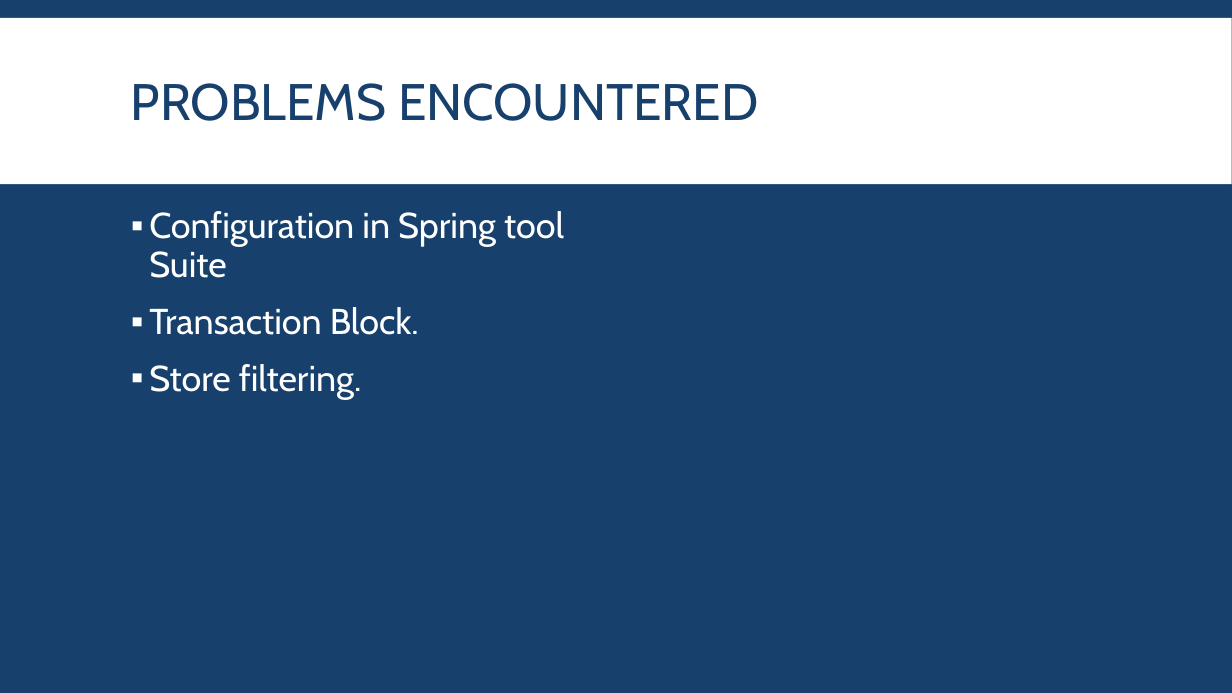
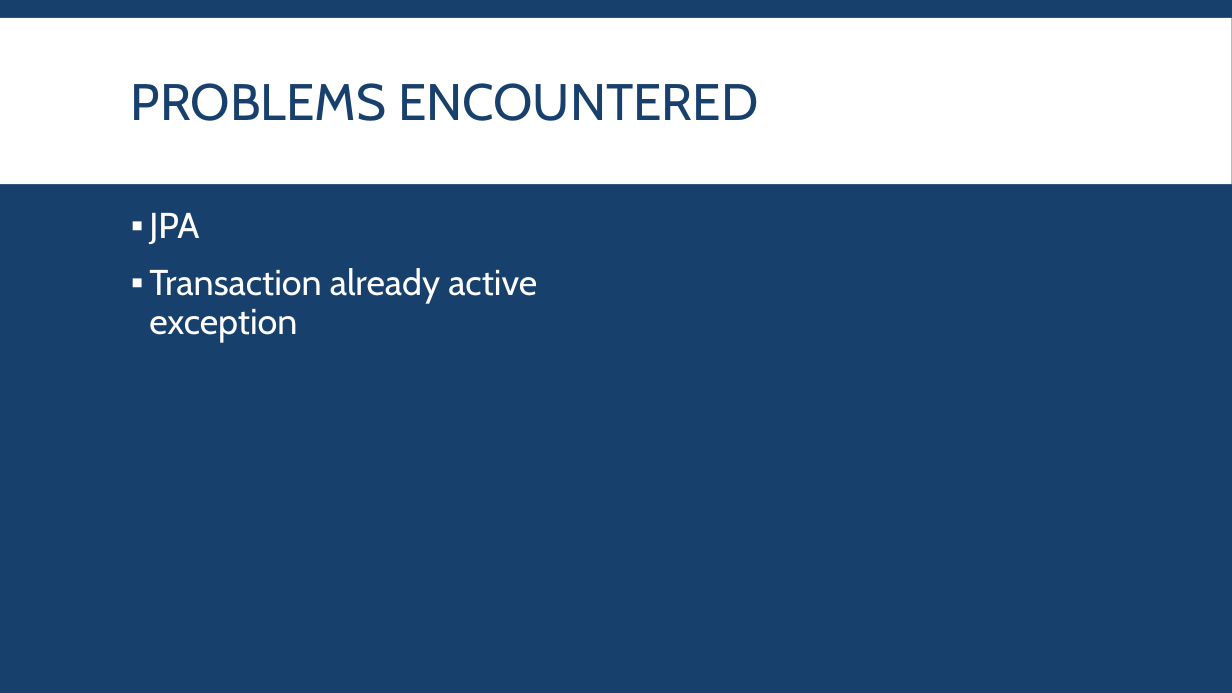
Before and after one commit to MNLBC/Group3Projects, a slide deck: slide 7 of W6 Project/KanenOnlineShopping(1).pptx. Drawn at 1232x693 pixels with LibreOffice and Linux fonts; fonts in the diff are those of the drawing. Boxes give left, top, right and bottom in pixels: in the first picture for what was removed or moved away, otherwise in the second. Text is boxed around its words. In the diff, an @@ line names an element or a change of style, - is before the commit and + after.

```diff
--- a/W6 Project/KanenOnlineShopping(1).pptx
+++ b/W6 Project/KanenOnlineShopping(1).pptx
@@ text at <box>149,213,537,343</box>: text changed @@
-▪ Configuration in Spring tool Suite
-▪ Transaction Block.
-▪ Store filtering.
+▪ JPA
+▪ Transaction already active exception
```
Also in this commit, not shown: 3 other slides changed, 7 other files.
